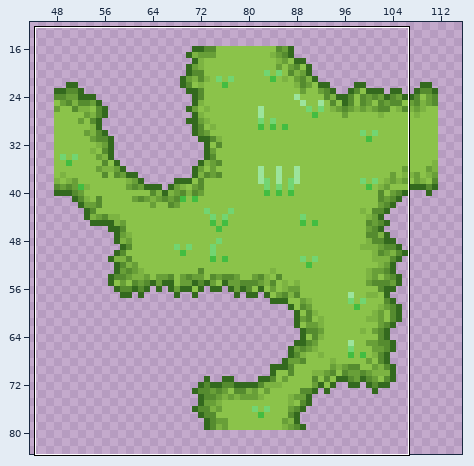
Two versions of one pixel-art file, Assets/Arts/TMAndTR/TM/GrassTile02.aseprite. The first picture is a wide view before the edit; the outline marks the close-up.
Close-up. Old version:
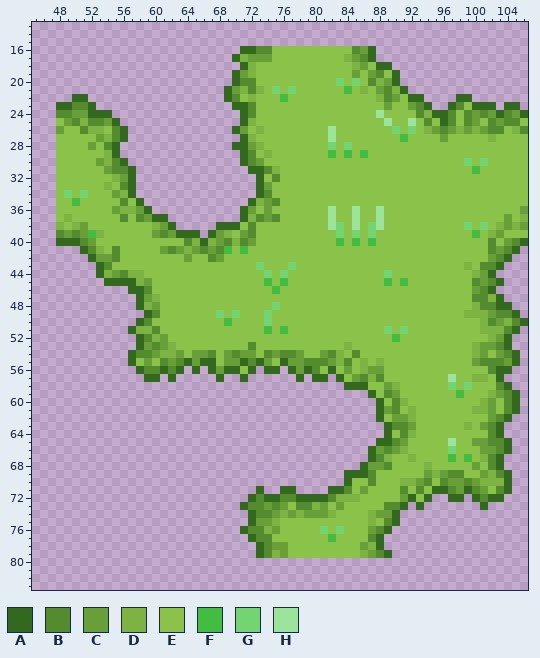
160x160 pixels, 1 frame. Shown: x 45..106, y 13..83. The wide view leaves out empty margins.
Palette (. is transparent): A #33691e  B #558b2f  C #689f38  D #7cb342  E #8bc34a  F #42bd41  G #72d572  H #9ce49c
After:
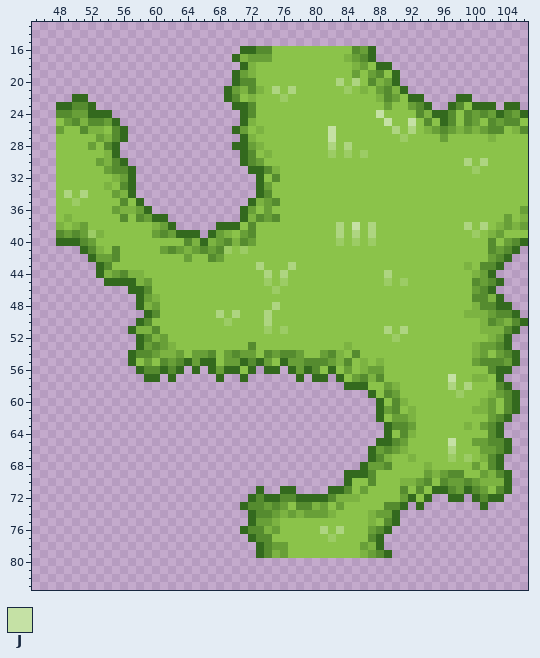
Colours new in this view: J #c5e1a5
What changed:
Colour F changes from #42bd41 to #9ccc65.
Colour G changes from #72d572 to #aed581.
Colour H becomes colour E in rows 36 to 37 at x 82, 85 and 88; in row 38 at x 82 and 88.
Colour H becomes colour J in row 24 at x 88; in row 25 at x 89 and 92; in rows 26 to 27 at x 82; in row 38 at x 85; in row 57 at x 97; in row 65 at x 97.
